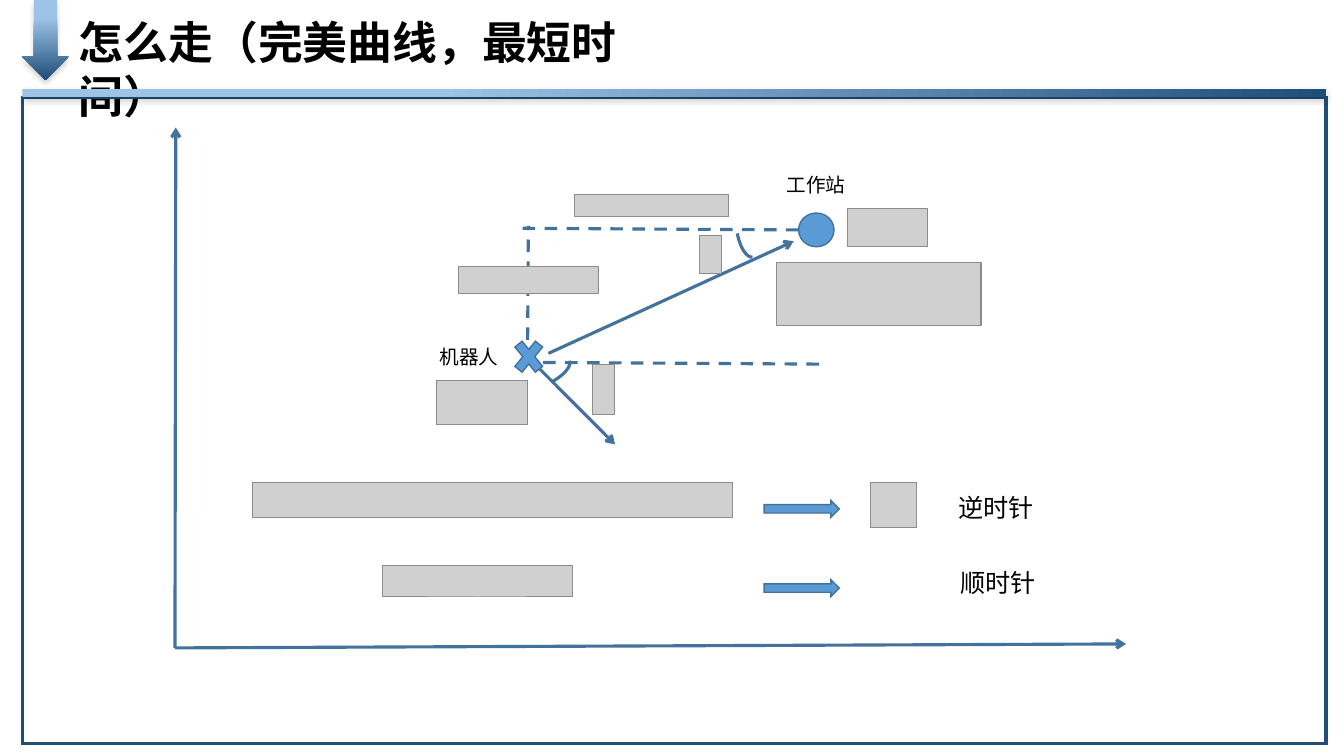
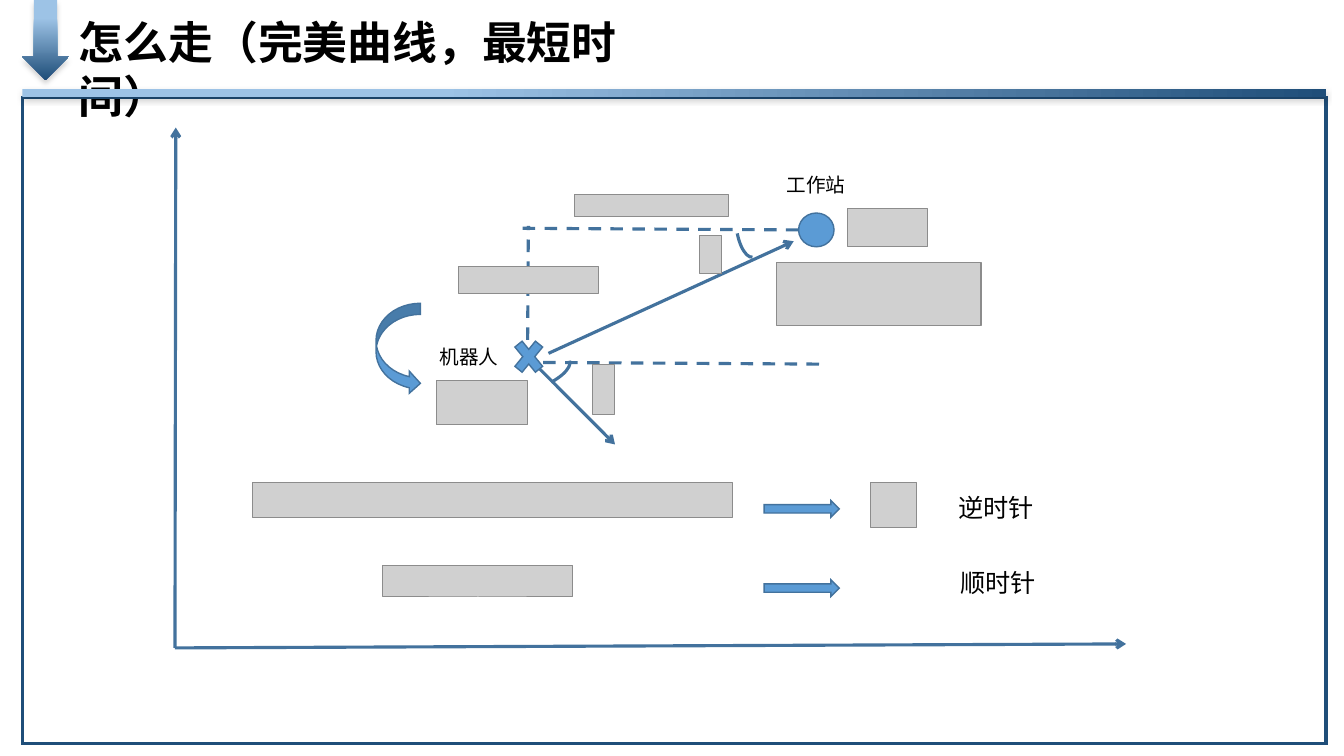
Before and after one commit to liuyishoua/robot_solution, a slide deck: slide 5 of 华为挑战赛-更新中-思路简图.pptx. Drawn at 1344x756 pixels with LibreOffice and Linux fonts; fonts in the diff are those of the drawing; grey boxes stand for pictures; background and template pictures are left out. Boxes give left, top, right and bottom in pixels: in the first picture for what was removed or moved away, otherwise in the second. Text is boxed around its words. In the diff, an @@ line names an element or a change of style, - is before the commit and + after.

```diff
--- a/华为挑战赛-更新中-思路简图.pptx
+++ b/华为挑战赛-更新中-思路简图.pptx
@@ curved right arrow added at (376,303,420,394), fill #5B9BD5, outline #43739E 1 pt @@
```
Also in this commit, not shown: 2 other slides changed.
